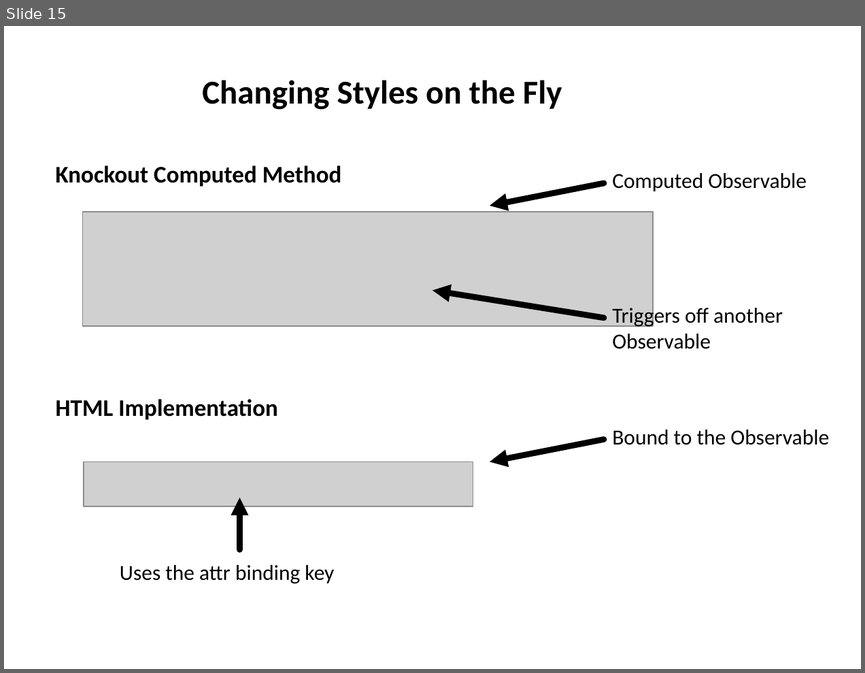
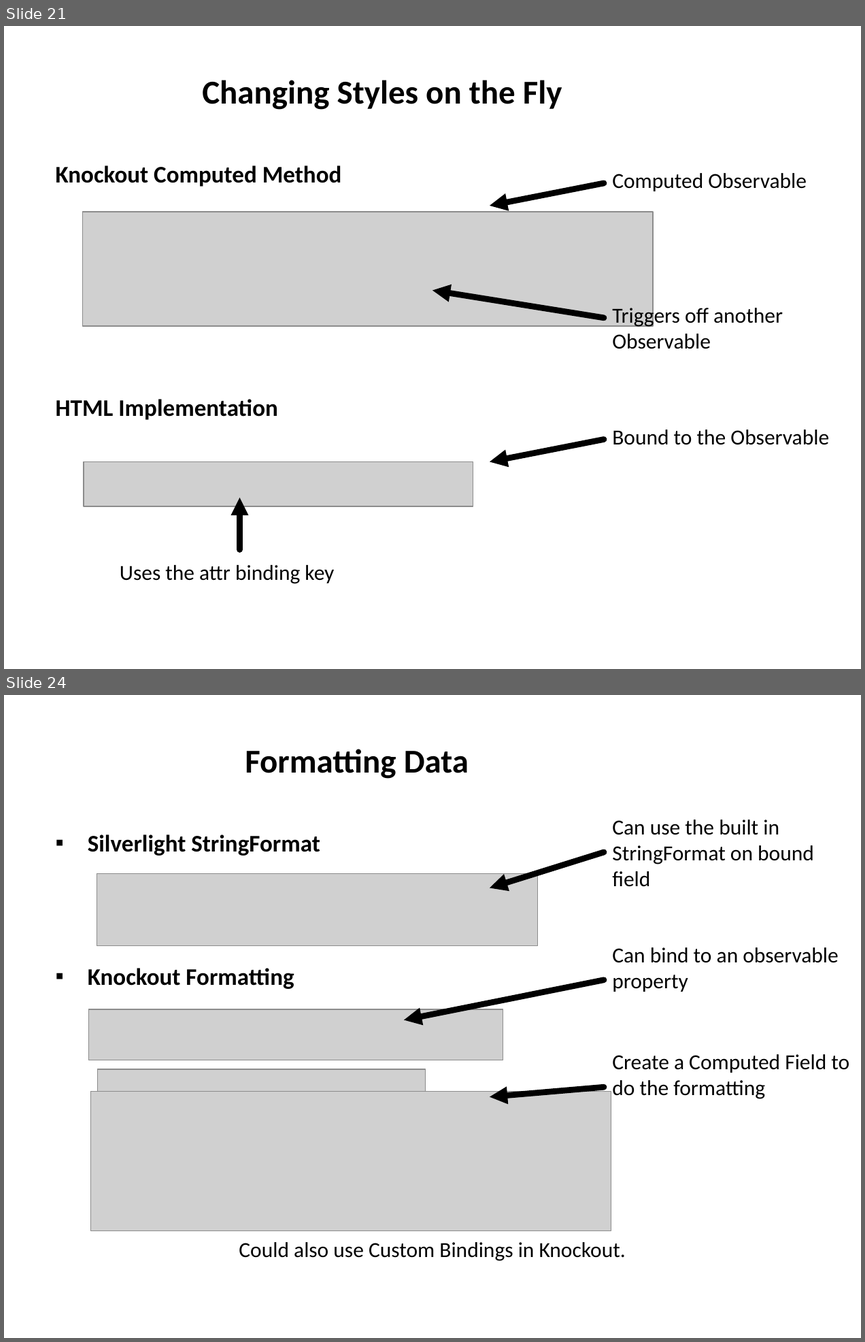
Before and after one commit to derikwhittaker/Pluarsight.XamlToHtml, a slide deck: Modules/02.TaskListingScreen.InitialSetup/02.TaskListingScreen.InitialSetup.Slides.pptx. Shown one above the other, each under a label of ours: slide 15 before the commit, slides 21 and 24 after it; the slides between them are not shown. The pictures are 865x673 and 865x1342 pixels, drawn with LibreOffice and Linux fonts; fonts in the diff are those of the drawing; grey boxes stand for pictures. Boxes give left, top, right and bottom in pixels: in the first picture for what was removed or moved away, otherwise in the second. Text is boxed around its words. In the diff, an @@ line names an element or a change of style, - is before the commit and + after.

```diff
--- a/Modules/02.TaskListingScreen.InitialSetup/02.TaskListingScreen.InitialSetup.Slides.pptx
+++ b/Modules/02.TaskListingScreen.InitialSetup/02.TaskListingScreen.InitialSetup.Slides.pptx
@@ slide 24 added at box(4, 695, 861, 1338), background #FFFFFF @@
@@ title added at box(245, 749, 468, 779), 28 pt, text #000000, bold @@
+Formatting Data
@@ text added at box(88, 834, 320, 989), 20 pt, text #000000, bold @@
+▪ Silverlight StringFormat
+▪ Knockout Formatting
@@ text added at box(612, 819, 814, 887), 18 pt, text #000000 @@
+Can use the built in StringFormat on bound field
@@ arrow added from (604, 852) to (490, 888), #000000 5 pt @@
@@ picture added at box(96, 873, 538, 945) @@
@@ text added at box(612, 947, 838, 991), 18 pt, text #000000 @@
+Can bind to an observable
+property
@@ arrow added from (604, 979) to (404, 1020), #000000 5 pt @@
@@ picture added at box(89, 1009, 502, 1060) @@
@@ text added at box(612, 1054, 849, 1099), 18 pt, text #000000 @@
+Create a Computed Field to do the formatting
@@ picture added at box(97, 1068, 425, 1096) @@
@@ picture added at box(90, 1091, 611, 1229) @@
@@ arrow added from (604, 1087) to (490, 1097), #000000 5 pt @@
@@ text added at box(239, 1242, 626, 1261), 18 pt, text #000000 @@
+Could also use Custom Bindings in Knockout.
@@ what was slide 15 is now slide 21 @@
```
Also in this commit, not shown: 4 slides changed, 7 other slides added, 1 slide removed.
